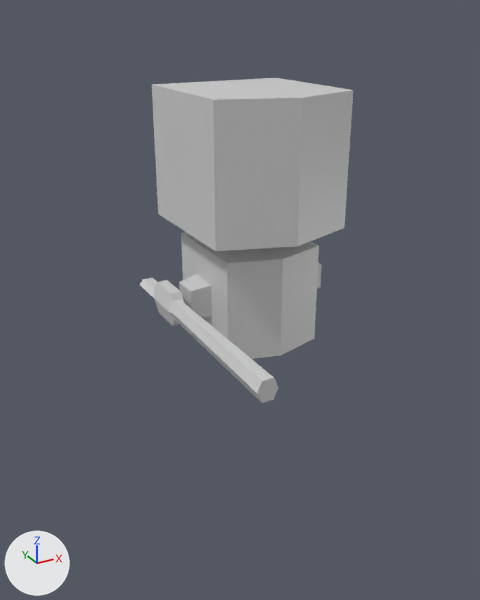
Before and after pictures for a commit that changed the COLLADA model Objects3d/HumanWithStick.dae.
Rendered twice from a camera (50 mm lens) standing at (-52.0, -91.8, 43.6) and looking at (-7.8, -11.3, 3.3). Lighting does not change. The marker at lower left points along +X, +Y and +Z. Where no turn or scale is listed for an object, it has been applied to the vertices.

In view in the first picture: 'Hand_Right', 'Head', 'Torso'.
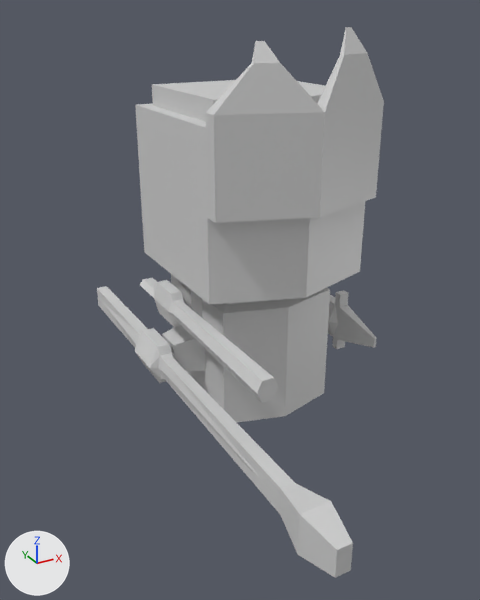
The newer file is also turned or shifted as a whole; pictures and numbers use the older file's frame.

Boxes [x1, y1, x2, y2] around the edits, measured in the pictures (480 x 600 px):
'Head_001', added: after [135, 27, 384, 304]
'Torso_001', added: after [162, 274, 330, 423]
'Hand_Right_001', added: after [97, 286, 353, 578]
'Hand_Left', added: after [328, 290, 377, 349]
'Head', unchanged, covered by the edit: before [152, 78, 353, 251]; after [152, 80, 325, 122]
'Torso', unchanged, covered by the edit: before [179, 232, 322, 359]; after [179, 281, 282, 317]

The change, as a list of edits to the scene's bpy script:
```text
Add mat_material_001:
    mat_material_001 = principled_material('Material_001')
    mat_material_001.base_color = (0.64, 0.64, 0.64)  # light grey #d1d1d1
    mat_material_001.roughness = 0.44
Add me_cube_005:
    me_cube_005.from_pydata(...)  # 44 vertices, 84 faces; spans x -2.1..1.9, y -13.8..8.9, z -4.7..6.2
    me_cube_005.materials.append(mat_material_001)  # light grey #d1d1d1
Add me_cube_004:
    me_cube_004.from_pydata(...)  # 52 vertices, 100 faces; spans x -13.5..13.8, y -19.9..12.7, z -0.1..38.2
    me_cube_004.materials.append(mat_material_001)  # light grey #d1d1d1
Add me_cube_003:
    me_cube_003.from_pydata(...)  # 60 vertices, 116 faces; spans x -2.3..2.5, y -50.9..28.3, z -3.1..3.5
    me_cube_003.materials.append(mat_material_001)  # light grey #d1d1d1
Add me_cube_006:
    me_cube_006.from_pydata(...)  # 34 vertices, 64 faces; spans x -15.1..14.8, y -12.8..10.0, z -10.0..12.1
    me_cube_006.materials.append(mat_material_001)  # light grey #d1d1d1
Add ob_hand_left:
    ob_hand_left = bpy.data.objects.new('Hand_Left', me_cube_005)
    ob_hand_left.location = (17.2, 0.0, -9.5)
Add ob_head_001:
    ob_head_001 = bpy.data.objects.new('Head_001', me_cube_004)
    ob_head_001.location = (-0.1, 0.1, 3.1)
Add ob_hand_right_001:
    ob_hand_right_001 = bpy.data.objects.new('Hand_Right_001', me_cube_003)
    ob_hand_right_001.location = (-17.6, -0.1, -9.1)
Add ob_torso_001:
    ob_torso_001 = bpy.data.objects.new('Torso_001', me_cube_006)
    ob_torso_001.location = (0.0, 0.0, -8.9)
```
